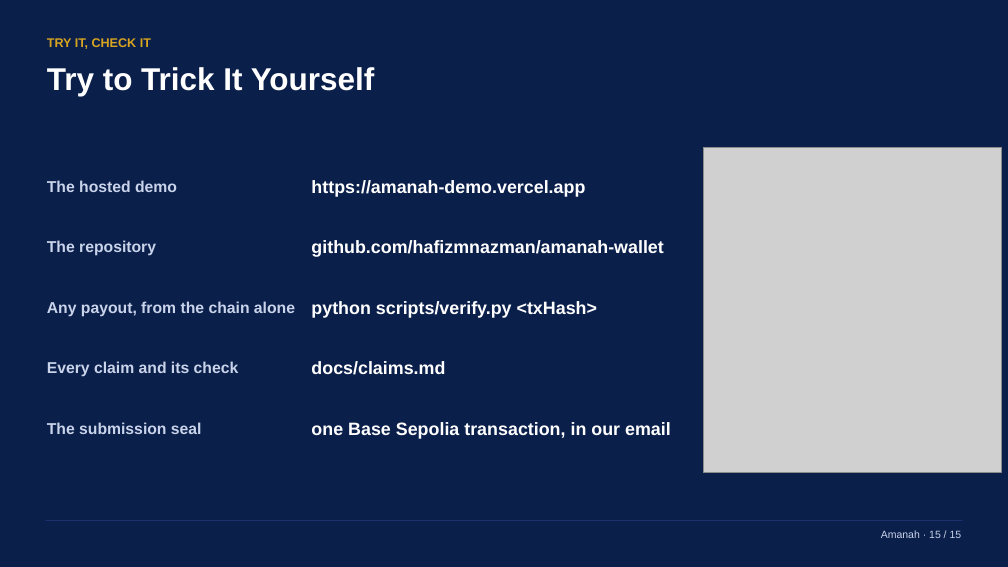
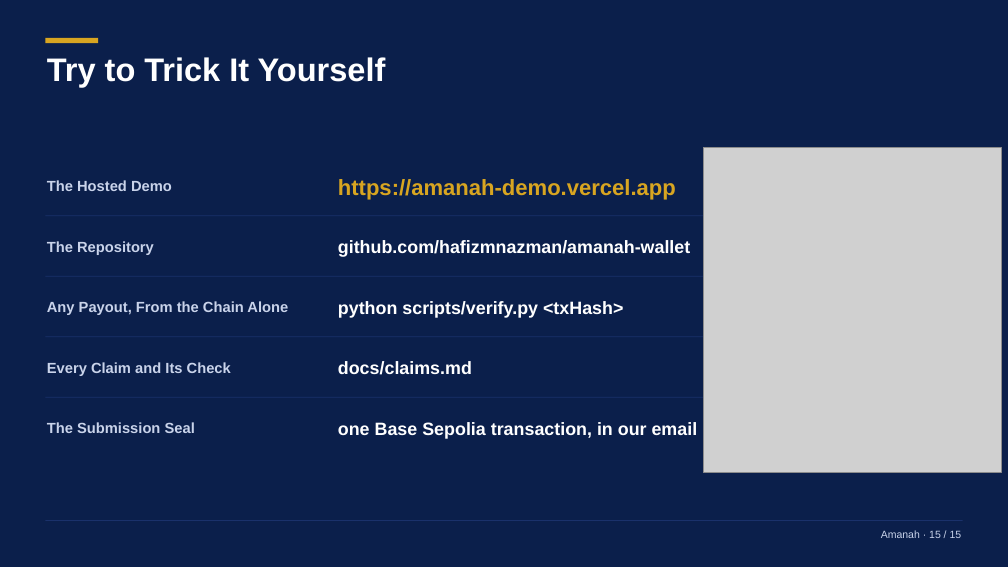
Before and after one commit to hafizmnazman/amanah-wallet, a slide deck: slide 15 of docs/deck/amanah-deck.pptx. Drawn at 1008x567 pixels with LibreOffice and Linux fonts; fonts in the diff are those of the drawing; grey boxes stand for pictures. Boxes give left, top, right and bottom in pixels: in the first picture for what was removed or moved away, otherwise in the second. Text is boxed around its words. In the diff, an @@ line names an element or a change of style, - is before the commit and + after.

```diff
--- a/docs/deck/amanah-deck.pptx
+++ b/docs/deck/amanah-deck.pptx
@@ text "Try to Trick It Yourself": place and size @@
-text "Try to Trick It Yourself" at box(47, 67, 375, 96)
+text "Try to Trick It Yourself" at box(47, 57, 386, 88)
@@ text "Try to Trick It Yourself" at box(47, 57, 386, 88): size 30 to 31 pt; line spacing 1 to 0.98 @@
@@ rectangle added at box(45, 38, 98, 43), fill #D8A521 @@
@@ text removed at box(47, 38, 151, 49) @@
-TRY IT, CHECK IT
@@ text "https://amanah-demo.vercel.app": place and size @@
-text "https://amanah-demo.vercel.app" at box(311, 180, 585, 197)
+text "https://amanah-demo.vercel.app" at box(338, 179, 676, 200)
@@ text "https://amanah-demo.vercel.app" at box(338, 179, 676, 200): size 17 to 21 pt, text colour #FFFFFF to #D8A521 @@
@@ text at box(47, 180, 172, 191): text changed; size 15 to 14 pt @@
-The hosted demo
+The Hosted Demo
@@ rectangle added at box(45, 216, 703, 216), fill #1A316B @@
@@ text "github.com/hafizmnazman/amanah-wallet": place and size @@
-text "github.com/hafizmnazman/amanah-wallet" at box(311, 240, 663, 257)
+text "github.com/hafizmnazman/amanah-wallet" at box(338, 240, 690, 257)
@@ text at box(47, 241, 154, 255): text changed; size 15 to 14 pt @@
-The repository
+The Repository
@@ rectangle added at box(45, 276, 703, 277), fill #1A316B @@
@@ text "python scripts/verify.py <txHash>": place and size @@
-text "python scripts/verify.py <txHash>" at box(311, 301, 597, 318)
+text "python scripts/verify.py <txHash>" at box(338, 301, 623, 318)
@@ text at box(47, 301, 288, 315): text changed; size 15 to 14 pt @@
-Any payout, from the chain alone
+Any Payout, From the Chain Alone
@@ rectangle added at box(45, 337, 703, 337), fill #1A316B @@
@@ text "docs/claims.md": place and size @@
-text "docs/claims.md" at box(311, 361, 445, 375)
+text "docs/claims.md" at box(338, 361, 472, 375)
@@ text at box(47, 362, 231, 376): text changed; size 15 to 14 pt @@
-Every claim and its check
+Every Claim and Its Check
@@ rectangle added at box(45, 397, 703, 398), fill #1A316B @@
@@ text "one Base Sepolia transaction, in ...": place and size @@
-text "one Base Sepolia transaction, in ..." at box(311, 422, 671, 439)
+text "one Base Sepolia transaction, in ..." at box(338, 422, 698, 439)
@@ text at box(47, 422, 195, 433): text changed; size 15 to 14 pt @@
-The submission seal
+The Submission Seal
```
Also in this commit, not shown: 14 other slides changed, 2 other files.
